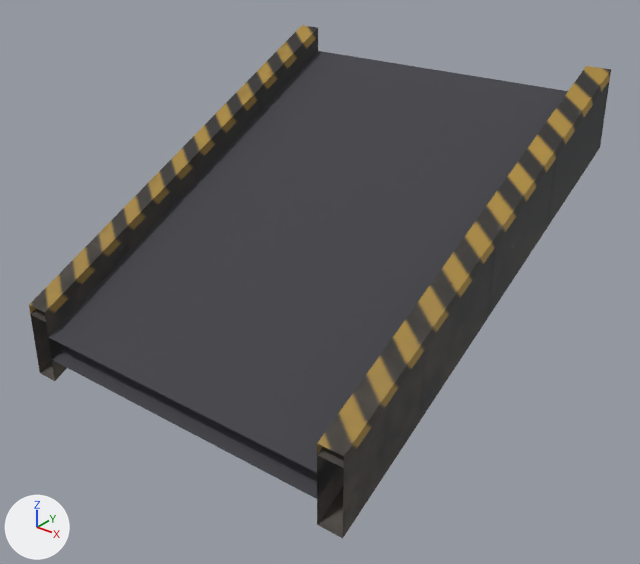
An edit to the glTF model jogo/assets/modelos/logistica/esteira/esteira_rampa.glb, drawn before and after from the same camera.
Before and after are seen from a camera (50 mm lens) standing at (1.216, -1.511, 1.173) and looking at (0.04, -0.042, 0.263). Every picture has the same lights, and +X, +Y and +Z are marked at lower left. The first picture is the older version. Vertices at exactly the same position are counted once.

The first picture shows 'esteira_rampa'.
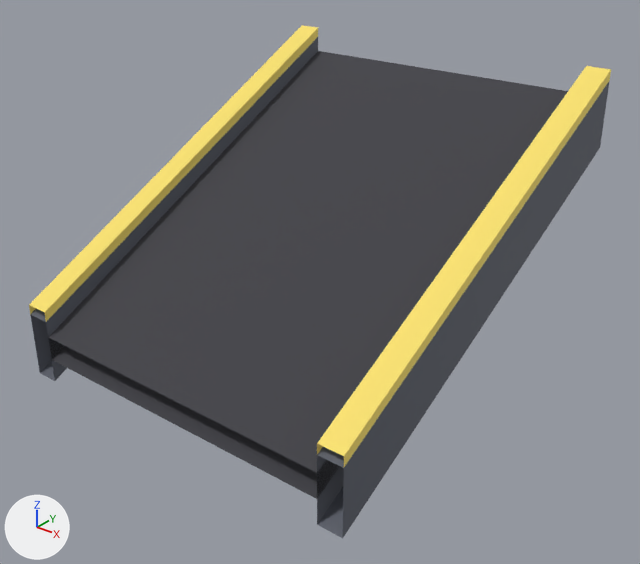
What differs and where, as boxes [x1, y1, x2, y2] in the pictures (640 x 564 px):
'esteira_rampa', recoloured, surface changed (lighter): [29, 25, 611, 539] in both
part 1 of me_esteira_rampa_corpo, recoloured: [30, 258, 123, 381] in both
part 2 of me_esteira_rampa_corpo, recoloured: [35, 37, 318, 369] in both
part 3 of me_esteira_rampa_corpo, recoloured: [317, 83, 608, 539] in both
part 4 of me_esteira_rampa_corpo, recoloured: [319, 82, 609, 536] in both
part 5 of me_esteira_rampa_corpo, recoloured: [29, 35, 312, 322] in both
part 6 of me_esteira_rampa_corpo, recoloured: [34, 25, 318, 300] in both
part 7 of me_esteira_rampa_corpo, recoloured: [317, 68, 602, 467] in both
part 8 of me_esteira_rampa_corpo, recoloured: [346, 66, 611, 460] in both
part 9 of me_esteira_rampa_corpo, surface changed (lighter): [29, 25, 611, 539] in both

Patch to the scene script:
```diff
--- a/jogo/assets/modelos/logistica/esteira/esteira_rampa.glb.py
+++ b/jogo/assets/modelos/logistica/esteira/esteira_rampa.glb.py
@@ mat_p_escuro @@
+mat_p_escuro = principled_material('P_Escuro')
+mat_p_escuro.base_color = (0.1, 0.11, 0.14)  # dark grey #595d69
+mat_p_escuro.roughness = 0.7
@@ mat_p_metal @@
+mat_p_metal = principled_material('P_Metal')
+mat_p_metal.base_color = (0.42, 0.46, 0.52)  # light grey #adb5bf
+mat_p_metal.metallic = 0.3
@@ mat_p_faixa @@
+mat_p_faixa = principled_material('P_Faixa')
+mat_p_faixa.base_color = (0.95, 0.75, 0.15)  # yellow #f9e16c
+mat_p_faixa.roughness = 0.7
@@ me_esteira_rampa_corpo @@
 me_esteira_rampa_corpo.from_pydata(...)  # 40 vertices, 48 faces; spans x -0.46..0.46, y -0.5..0.5, z 0.04..0.725
 # used by ob_esteira_rampa; location = (0.0, 0.0, 0.0)
+# me_esteira_rampa_corpo part 1: 4 of the faces centred in x -0.46..-0.4, y -0.167, z 0.207..0.367 switch from mat_esteira_rampa_tex (picture img_esteira_rampa_tex) to mat_p_escuro (dark grey #595d69)
+# me_esteira_rampa_corpo part 2: 4 of the faces centred in x -0.46..-0.4, y 0.167, z 0.373..0.533 switch from mat_esteira_rampa_tex (picture img_esteira_rampa_tex) to mat_p_escuro (dark grey #595d69)
+# me_esteira_rampa_corpo part 3: 4 of the faces centred in x 0.4..0.46, y -0.167, z 0.207..0.367 switch from mat_esteira_rampa_tex (picture img_esteira_rampa_tex) to mat_p_escuro (dark grey #595d69)
+# me_esteira_rampa_corpo part 4: 4 of the faces centred in x 0.4..0.46, y 0.167, z 0.373..0.533 switch from mat_esteira_rampa_tex (picture img_esteira_rampa_tex) to mat_p_escuro (dark grey #595d69)
+# me_esteira_rampa_corpo part 5: all 3 faces centred in x -0.46..-0.4, y -0.167, z 0.375..0.392 switch from mat_esteira_rampa_tex (picture img_esteira_rampa_tex) to mat_p_faixa (yellow #f9e16c)
+# me_esteira_rampa_corpo part 6: all 3 faces centred in x -0.46..-0.4, y 0.167, z 0.542..0.558 switch from mat_esteira_rampa_tex (picture img_esteira_rampa_tex) to mat_p_faixa (yellow #f9e16c)
+# me_esteira_rampa_corpo part 7: all 3 faces centred in x 0.4..0.46, y -0.167, z 0.375..0.392 switch from mat_esteira_rampa_tex (picture img_esteira_rampa_tex) to mat_p_faixa (yellow #f9e16c)
+# me_esteira_rampa_corpo part 8: all 3 faces centred in x 0.4..0.46, y 0.167, z 0.542..0.558 switch from mat_esteira_rampa_tex (picture img_esteira_rampa_tex) to mat_p_faixa (yellow #f9e16c)
+# me_esteira_rampa_corpo part 9: texture (UV) coordinates of 48 of 48 faces, centred in x -0.46..0.46, y -0.167..0.167, z 0.207..0.558, changed; they spanned u 0.0..1.0, v 0.0..1.0 and now span u 0.0..1.0, v 0.0..1.12
 me_esteira_rampa_corpo.materials.append(mat_p_esteira)
+me_esteira_rampa_corpo.materials.append(mat_p_metal)  # light grey #adb5bf
```
